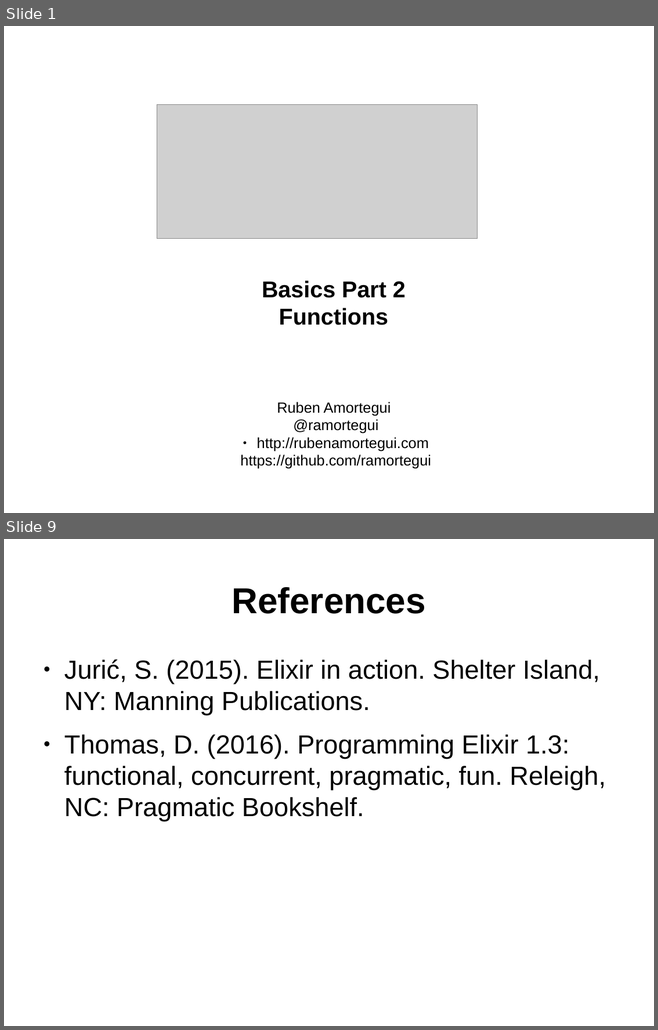
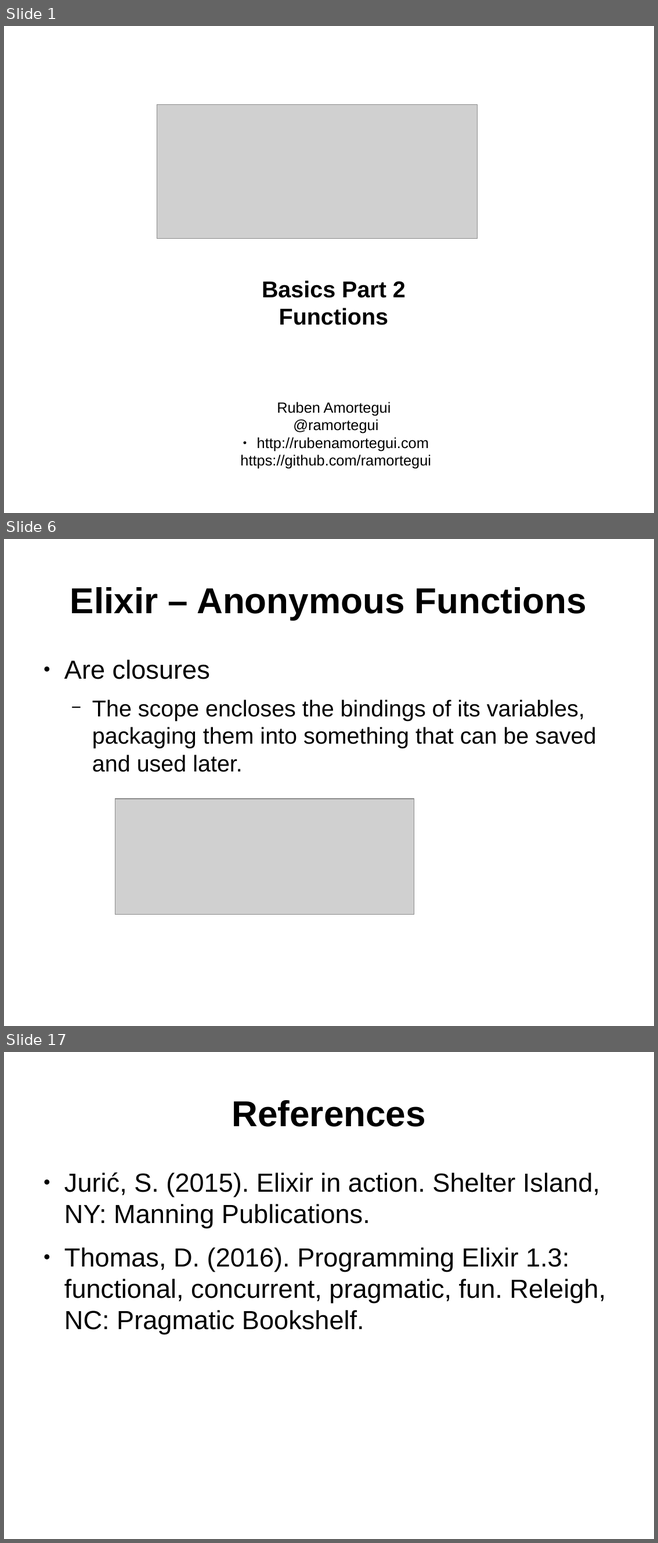
Before and after one commit to ramortegui/talks, a slide deck: elixir-basics-2.odp. Shown one above the other, each under a label of ours: slides 1 and 9 before the commit, slides 1, 6 and 17 after it; the slides between them are not shown. The pictures are 658x1030 and 658x1543 pixels, drawn with LibreOffice and Linux fonts; fonts in the diff are those of the drawing; grey boxes stand for pictures. Boxes give left, top, right and bottom in pixels: in the first picture for what was removed or moved away, otherwise in the second. Text is boxed around its words. In the diff, an @@ line names an element or a change of style, - is before the commit and + after.

Commit message:
Update agenda, add content for named,and anonymous functions.

```diff
--- a/elixir-basics-2.odp
+++ b/elixir-basics-2.odp
@@ slide 6 added at bbox=[4, 539, 654, 1026], background #FFFFFF @@
@@ title added at bbox=[70, 587, 586, 620], 44 pt, text #000000, bold @@
+Elixir – Anonymous Functions
@@ text added at bbox=[64, 660, 596, 772], 28 pt, text #000000 @@
+● Are closures
+  − The scope encloses the bindings of its variables, packaging them into something that can be saved and used later.
@@ picture added at bbox=[115, 799, 413, 915] @@
@@ what was slide 9 is now slide 17 @@
```
Also in this commit, not shown: 5 slides changed, 9 other slides added, 2 slides removed.
